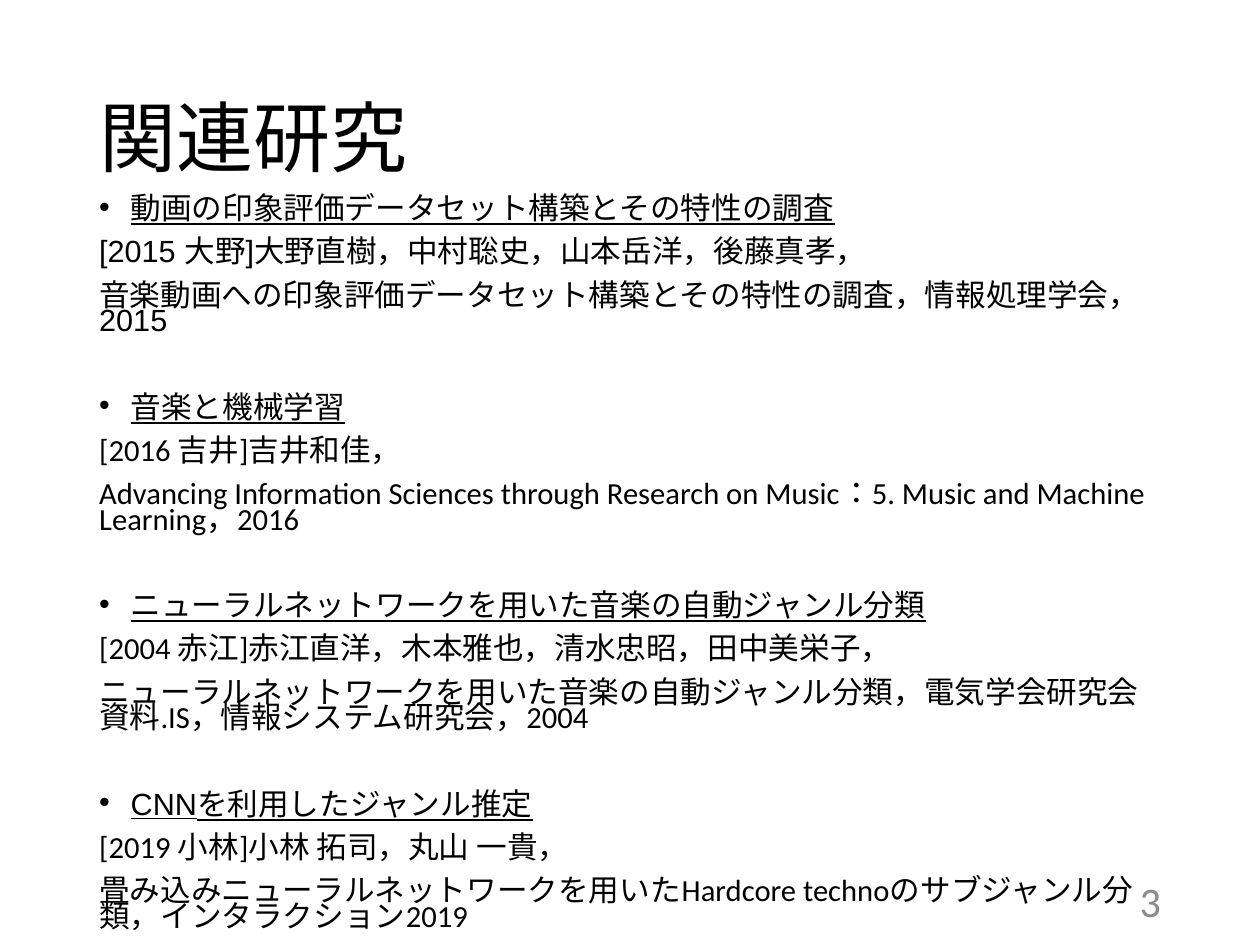
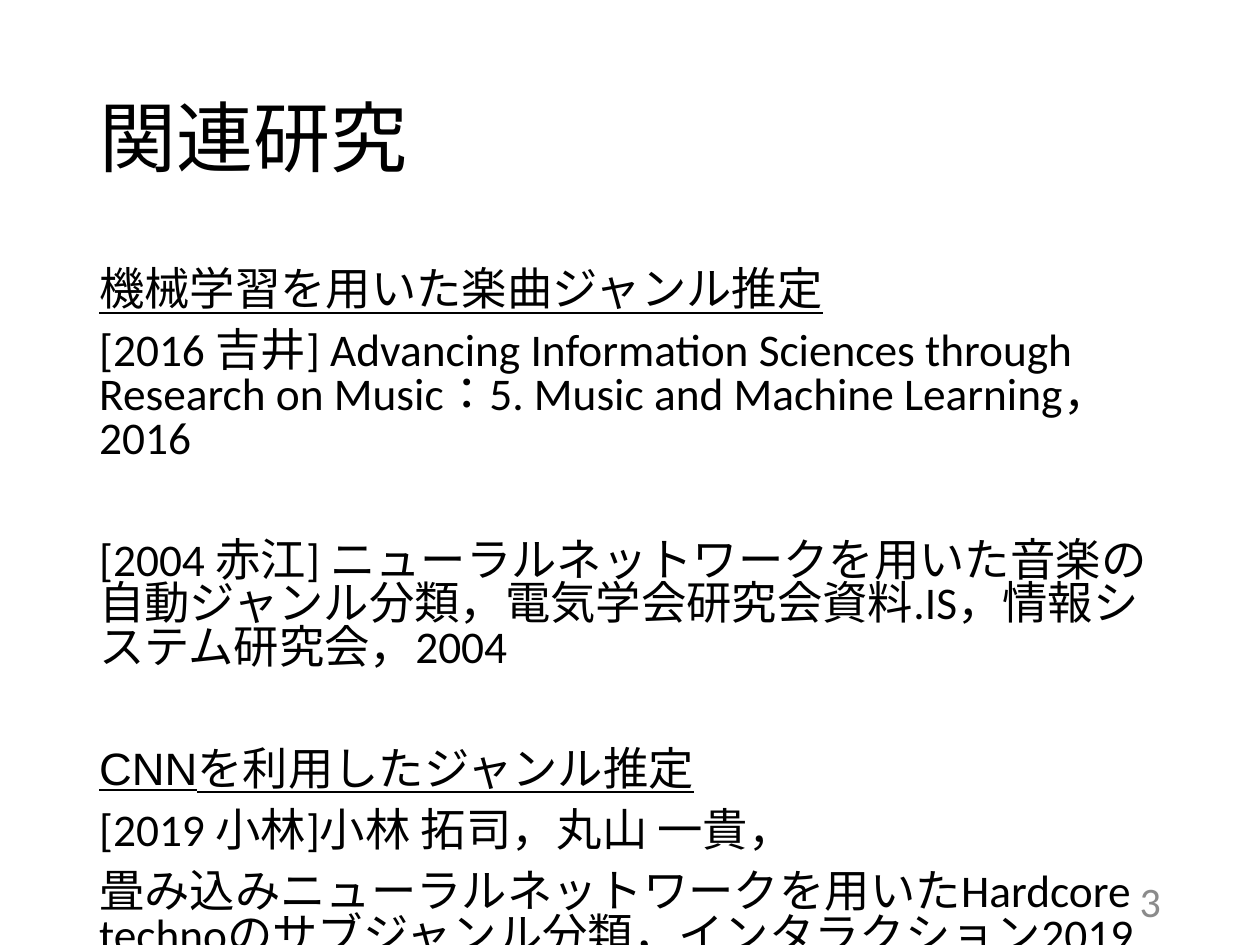
Before and after one commit to kait-takanolab/1821144-yoshii-thesis, a slide deck: slide 3 of 発表用スライド/1821144_卒研発表.pptx. Drawn at 1260x945 pixels with LibreOffice and Linux fonts; fonts in the diff are those of the drawing. Boxes give left, top, right and bottom in pixels: in the first picture for what was removed or moved away, otherwise in the second. Text is boxed around its words. In the diff, an @@ line names an element or a change of style, - is before the commit and + after.

Commit message:
1/19

```diff
--- a/発表用スライド/1821144_卒研発表.pptx
+++ b/発表用スライド/1821144_卒研発表.pptx
@@ text at (x1=99, y1=267, x2=1146, y2=668): text changed; size 17.5 to 25.9 pt @@
-• 動画の印象評価データセット構築とその特性の調査
-[2015 大野]大野直樹，中村聡史，山本岳洋，後藤真孝，
-音楽動画への印象評価データセット構築とその特性の調査，情報処理学会，2015
-• 音楽と機械学習
-[2016 吉井]吉井和佳，
-Advancing Information Sciences through Research on Music：5. Music and Machine Learning，2016
-• ニューラルネットワークを用いた音楽の自動ジャンル分類
-[2004 赤江]赤江直洋，木本雅也，清水忠昭，田中美栄子，
-ニューラルネットワークを用いた音楽の自動ジャンル分類，電気学会研究会資料.IS，情報システム研究会，2004
+機械学習を用いた楽曲ジャンル推定
+[2016 吉井] Advancing Information Sciences through Research on Music：5. Music and Machine Learning，2016
+[2004 赤江] ニューラルネットワークを用いた音楽の自動ジャンル分類，電気学会研究会資料.IS，情報システム研究会，2004
@@ text at (x1=99, y1=749, x2=1130, y2=919): size 17.5 to 25.9 pt in "CNNを利用したジャンル推定", "[2019 小林]小林 拓司，丸山 一貴，", "畳み込みニューラルネットワークを用いたHardcore technoのサブジャンル分類，インタラクション2019"; bullet • to none; line spacing 0.7 to 0.8 @@
```
Also in this commit, not shown: 6 other slides changed.
